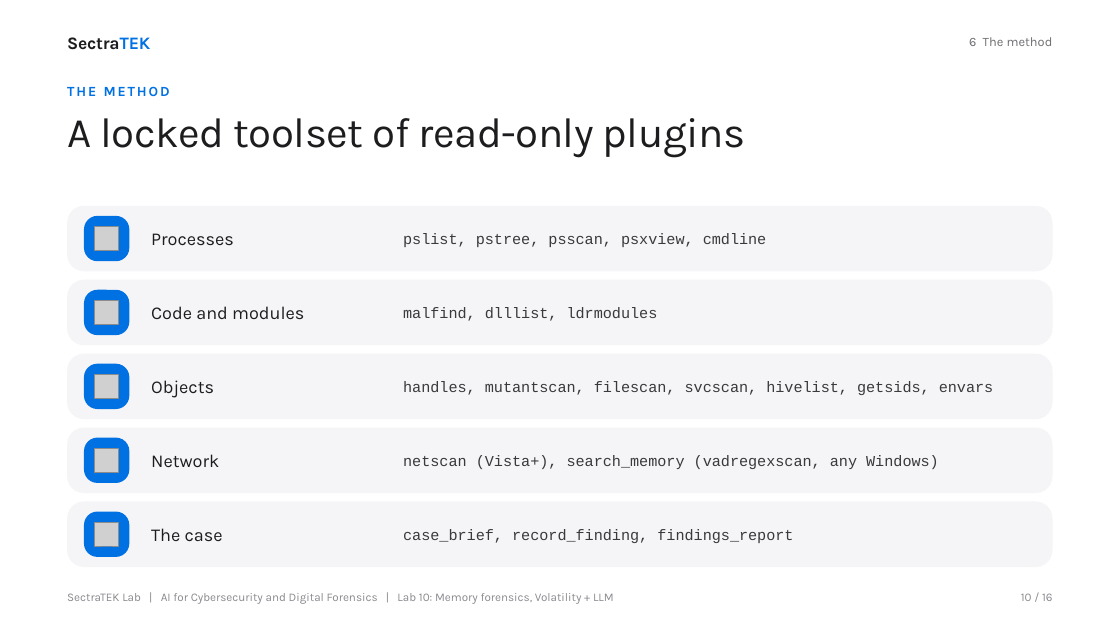
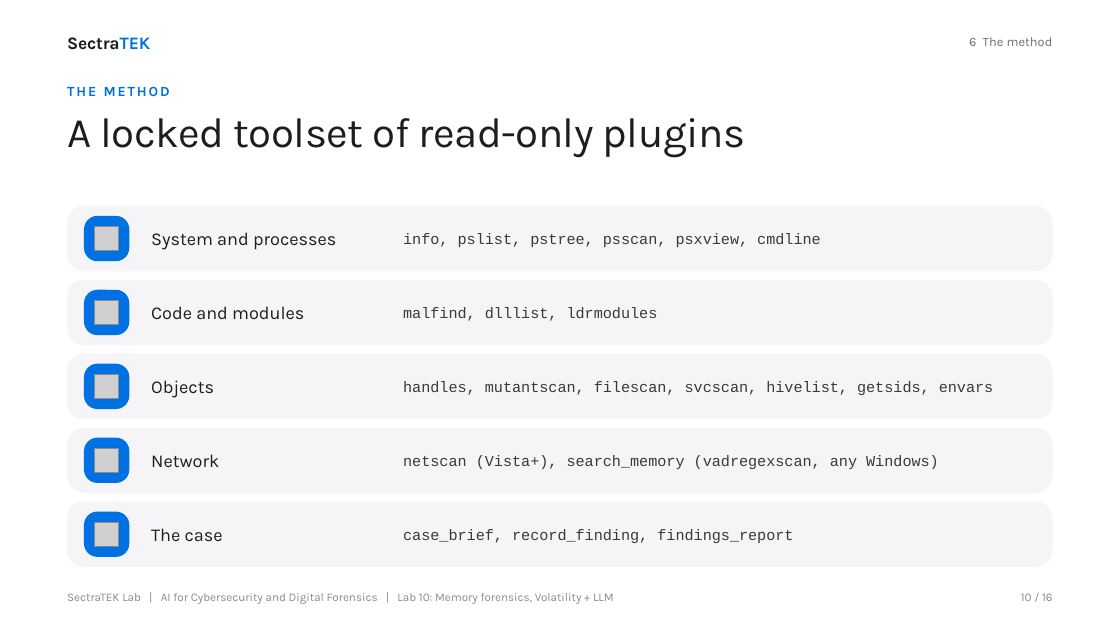
Before and after one commit to danjethh/sectratek-AI-Lab, a slide deck: slide 10 of lab10_llm_memory_forensics_volatility/slides/SectraTEK_Lab10_MemoryForensics.pptx. Drawn at 1120x630 pixels with LibreOffice and Linux fonts; fonts in the diff are those of the drawing; grey boxes stand for pictures. Boxes give left, top, right and bottom in pixels: in the first picture for what was removed or moved away, otherwise in the second. Text is boxed around its words. In the diff, an @@ line names an element or a change of style, - is before the commit and + after.

```diff
--- a/lab10_llm_memory_forensics_volatility/slides/SectraTEK_Lab10_MemoryForensics.pptx
+++ b/lab10_llm_memory_forensics_volatility/slides/SectraTEK_Lab10_MemoryForensics.pptx
@@ text at <box>151,232,336,250</box>: text changed @@
-Processes
+System and processes
@@ text at <box>403,233,821,247</box>: text changed @@
-pslist, pstree, psscan, psxview, cmdline
+info, pslist, pstree, psscan, psxview, cmdline
```
Also in this commit, not shown: 15 other files.
